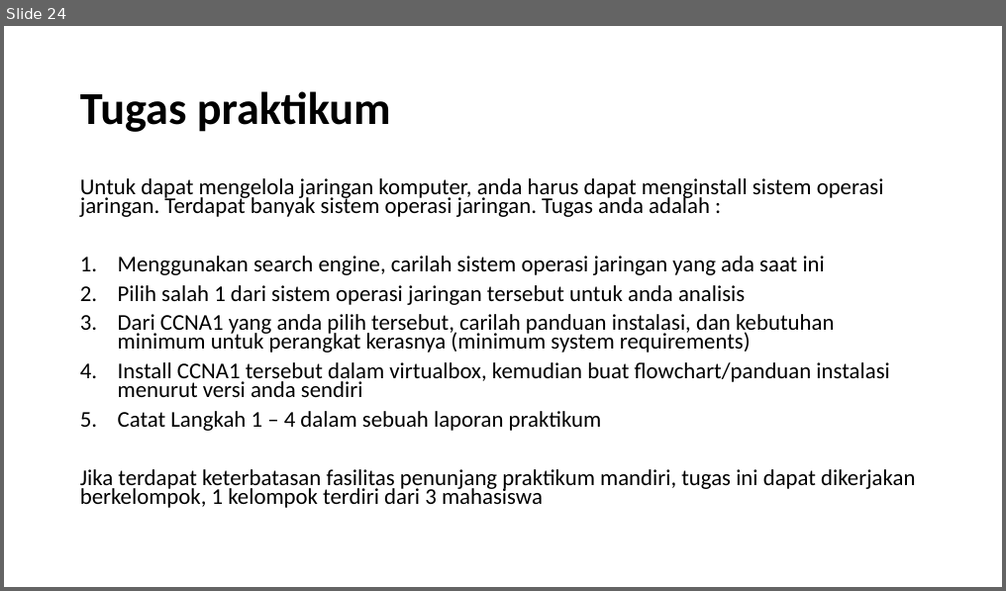
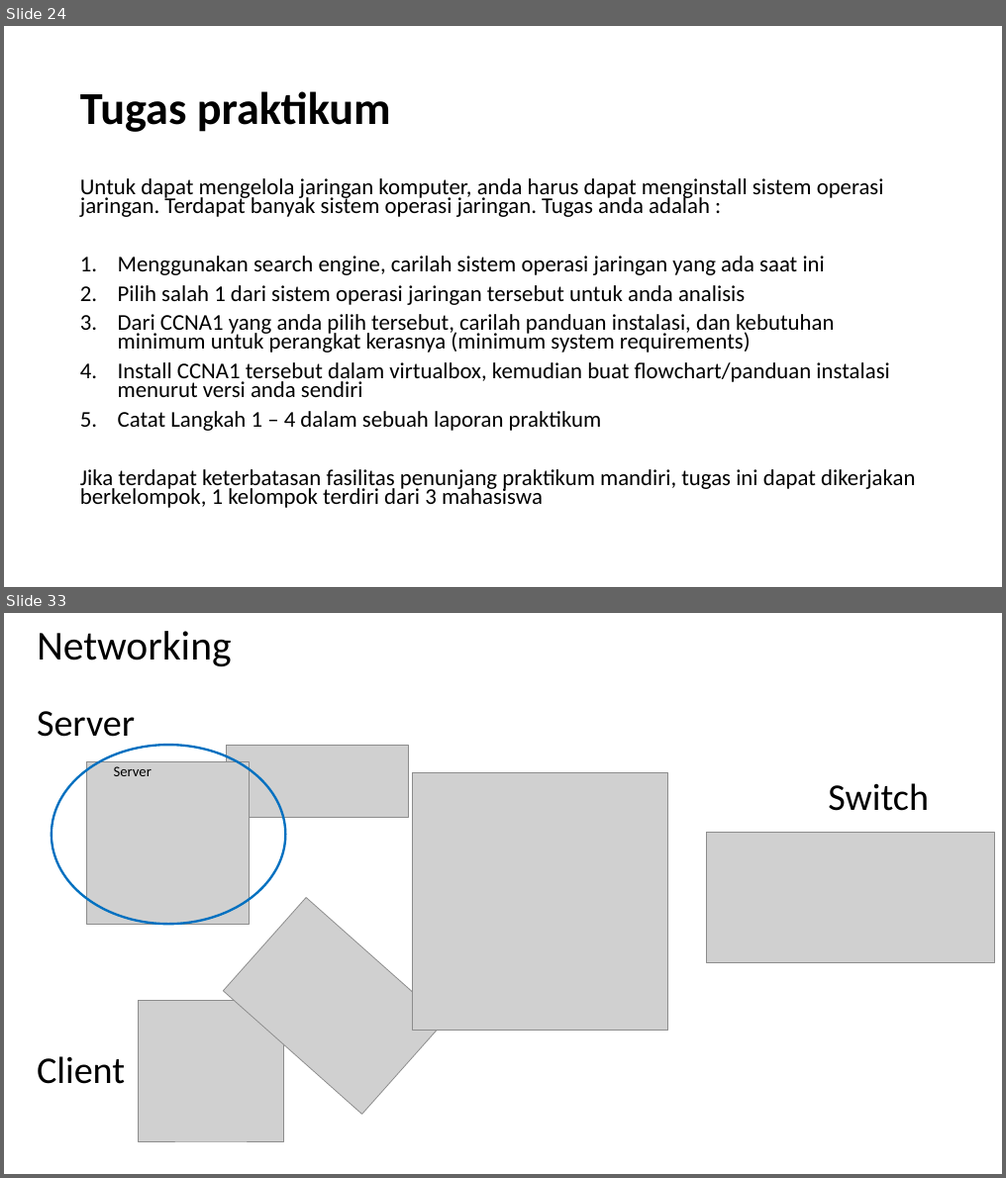
Before and after one commit to amelcharolinesgn2/Networking-CNNA-1-2, a slide deck: Basic_network_Topology.pptx. Shown one above the other, each under a label of ours: slide 24 before the commit, slides 24 and 33 after it; the slides between them are not shown. The pictures are 1006x591 and 1006x1178 pixels, drawn with LibreOffice and Linux fonts; fonts in the diff are those of the drawing; grey boxes stand for pictures. Boxes give left, top, right and bottom in pixels: in the first picture for what was removed or moved away, otherwise in the second. Text is boxed around its words. In the diff, an @@ line names an element or a change of style, - is before the commit and + after.

```diff
--- a/Basic_network_Topology.pptx
+++ b/Basic_network_Topology.pptx
@@ slide 33 added at <box>4,613,1002,1174</box>, background #FFFFFF @@
@@ title added at <box>37,631,232,666</box>, 39.6 pt, text #000000 @@
+Networking
@@ text added at <box>37,711,135,737</box>, 36.3 pt, text #000000 @@
+Server
@@ ellipse added at <box>52,745,285,925</box>, outline #0070C0 2.25 pt @@
@@ picture added at <box>226,745,408,818</box> @@
@@ picture added at <box>87,761,249,924</box> @@
@@ text added at <box>114,766,152,776</box>, 14 pt, text #000000 @@
+Server
@@ picture added at <box>413,772,668,1030</box> @@
@@ text added at <box>828,783,929,811</box>, 36.3 pt, text #000000 @@
+Switch
@@ picture added at <box>707,833,994,963</box> @@
@@ picture added at <box>223,898,446,1115</box> @@
@@ picture added at <box>138,1001,284,1142</box> @@
@@ text added at <box>37,1057,125,1084</box>, 36.3 pt, text #000000 @@
+Client
```
Also in this commit, not shown: 14 other slides added.
